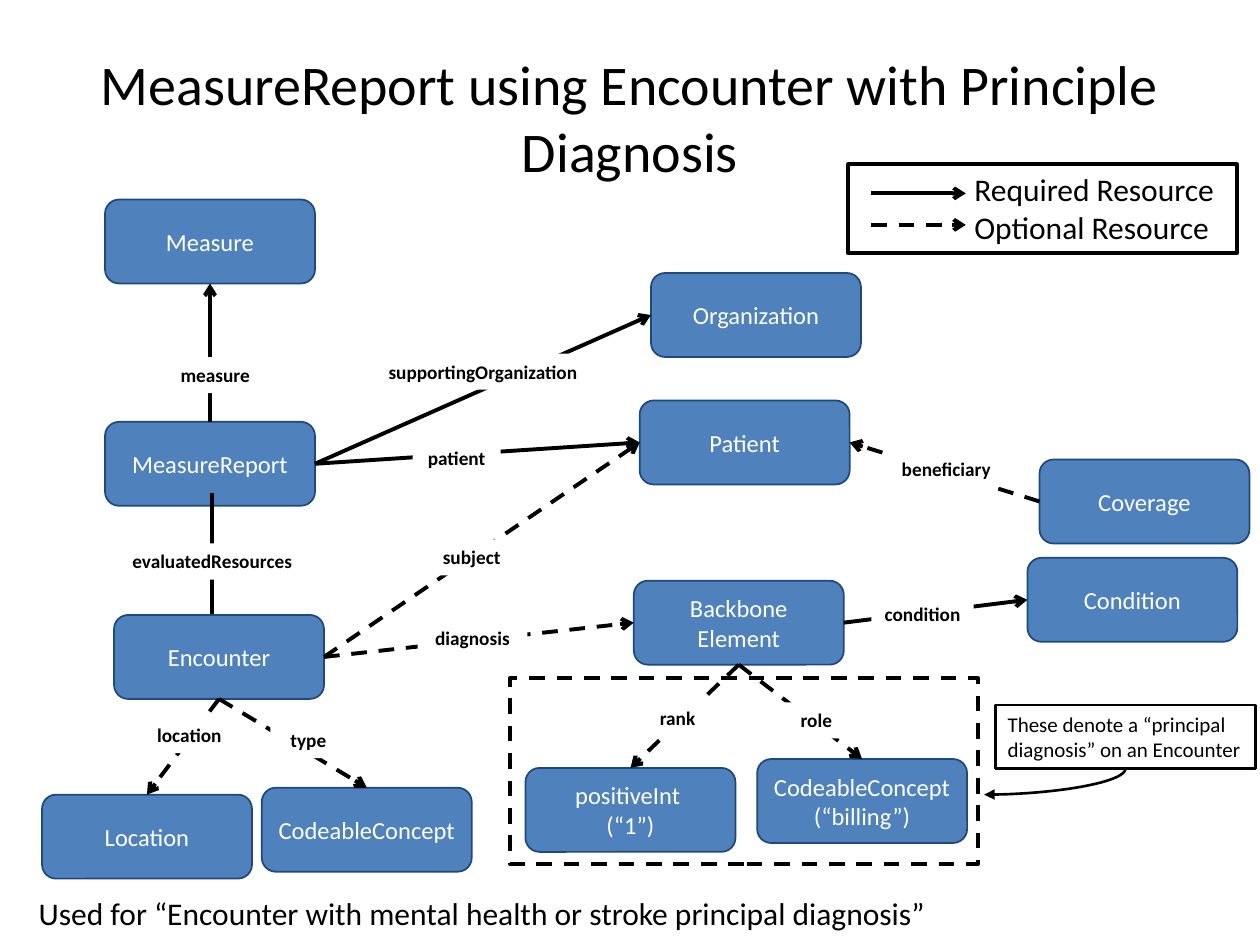
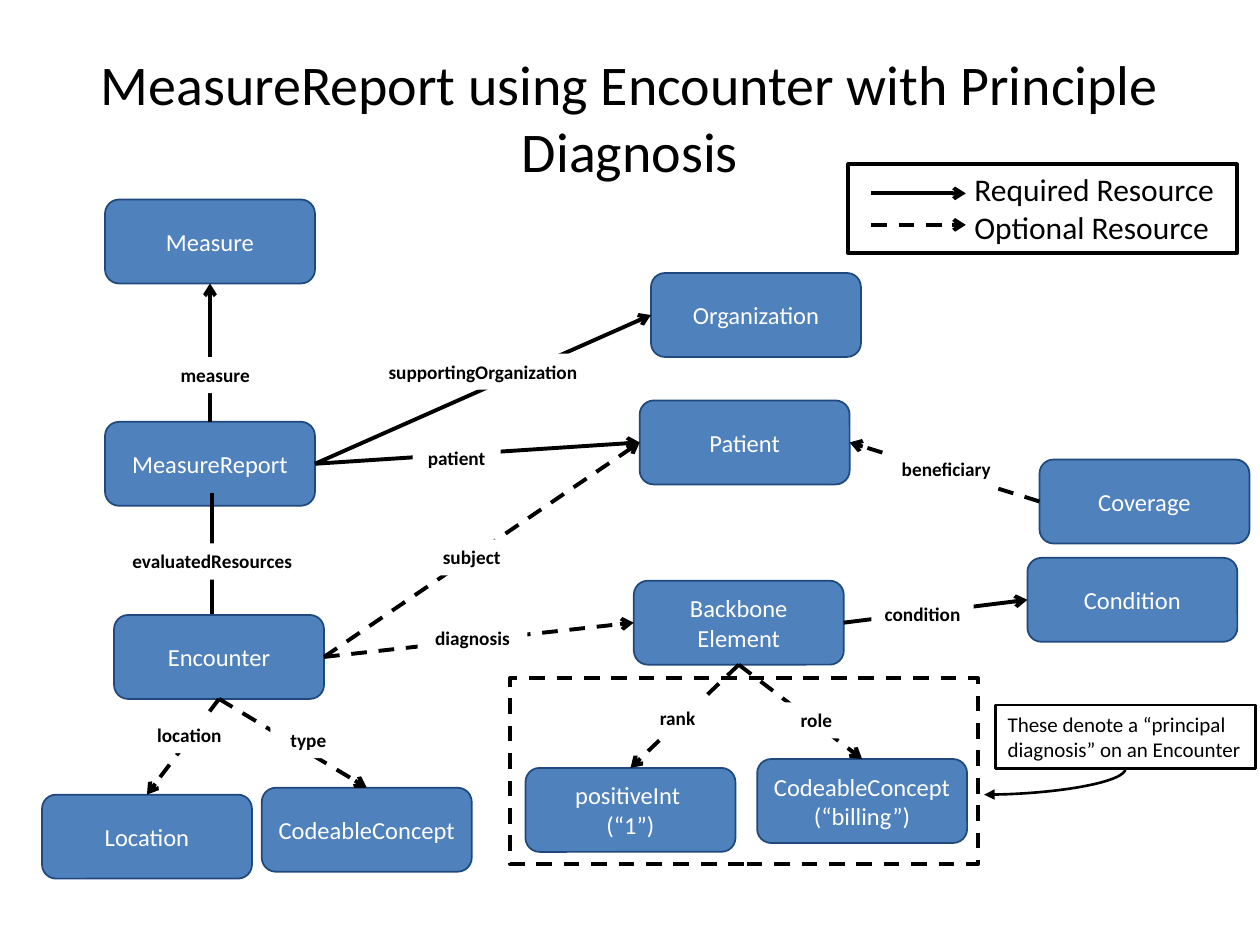
Before and after one commit to HL7/davinci-deqm, a slide deck: slide 12 of source/pages/assets/images/source/DEQM Resource Diagram - VTE.pptx. Drawn at 1260x945 pixels with LibreOffice and Linux fonts; fonts in the diff are those of the drawing. Boxes give left, top, right and bottom in pixels: in the first picture for what was removed or moved away, otherwise in the second. Text is boxed around its words. In the diff, an @@ line names an element or a change of style, - is before the commit and + after.

```diff
--- a/source/pages/assets/images/source/DEQM Resource Diagram - VTE.pptx
+++ b/source/pages/assets/images/source/DEQM Resource Diagram - VTE.pptx
@@ text removed at <box>39,902,925,931</box> @@
-Used for “Encounter with mental health or stroke principal diagnosis”
```
Also in this commit, not shown: 5 other slides changed, 9 other files.
